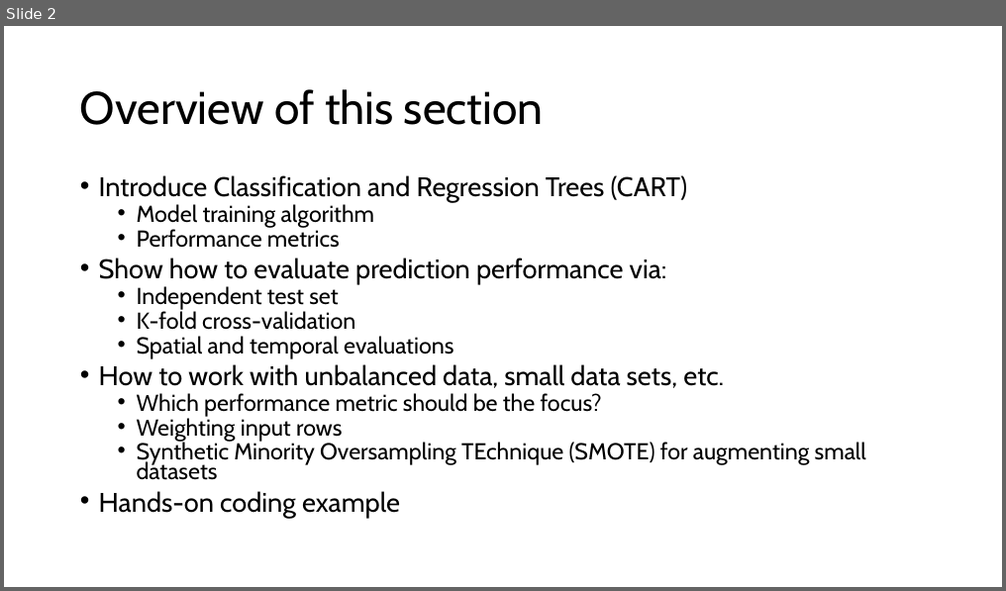
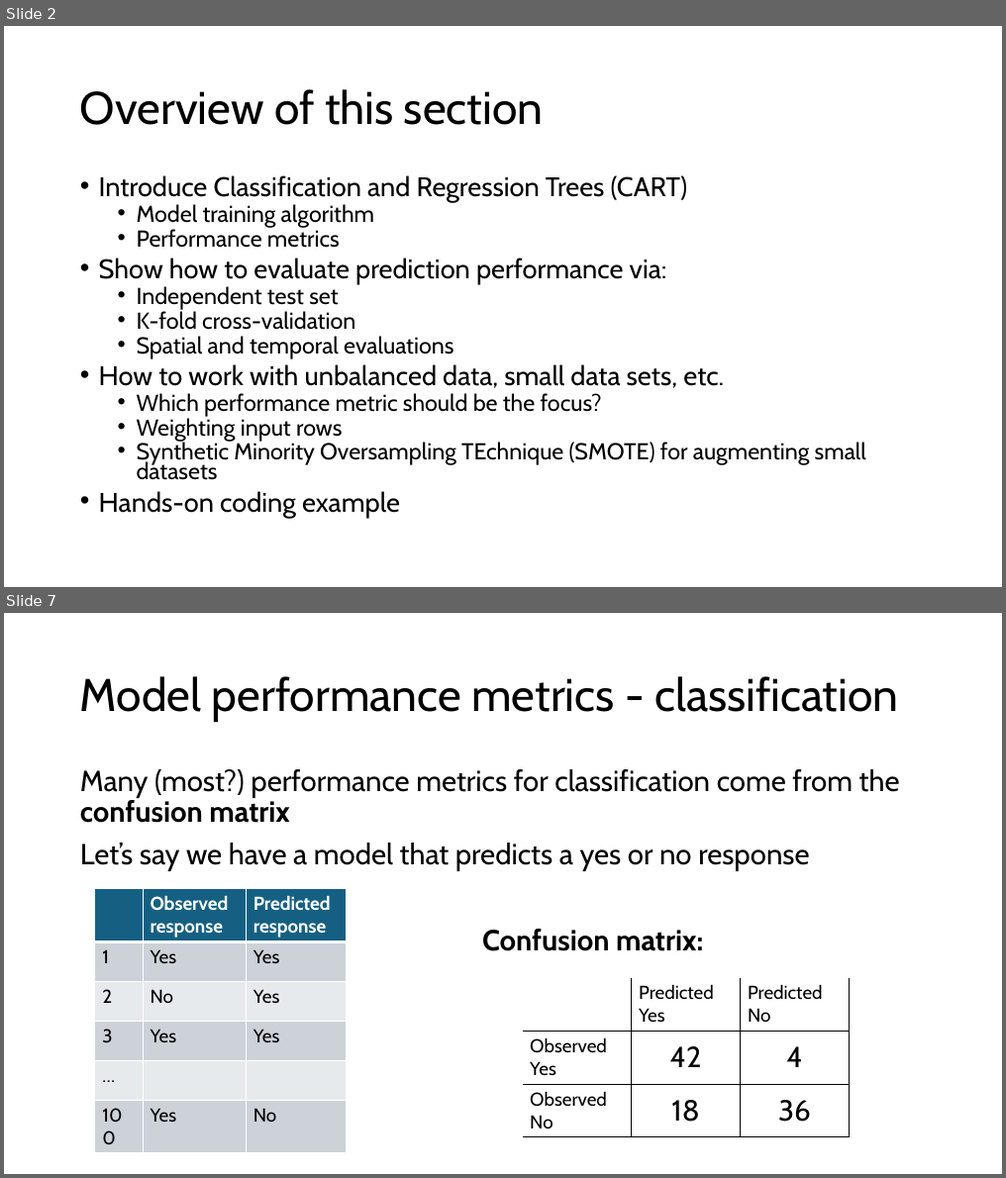
Before and after one commit to grantvagle/ml_methods_workshop, a slide deck: slides/02_model_eval_cv.pptx. Shown one above the other, each under a label of ours: slide 2 before the commit, slides 2 and 7 after it; the slides between them are not shown. The pictures are 1006x591 and 1006x1178 pixels, drawn with LibreOffice and Linux fonts; fonts in the diff are those of the drawing. Boxes give left, top, right and bottom in pixels: in the first picture for what was removed or moved away, otherwise in the second. Text is boxed around its words. In the diff, an @@ line names an element or a change of style, - is before the commit and + after.

```diff
--- a/slides/02_model_eval_cv.pptx
+++ b/slides/02_model_eval_cv.pptx
@@ slide 7 added at bbox=[4, 613, 1002, 1174], background #FFFFFF @@
@@ title added at bbox=[80, 676, 898, 722], 44 pt, text #000000 @@
+Model performance metrics - classification
@@ text added at bbox=[80, 769, 900, 871], 28 pt, text #000000 @@
+Many (most?) performance metrics for classification come from the confusion matrix
+Let’s say we have a model that predicts a yes or no response
@@ table added at bbox=[95, 889, 347, 1152], 6 rows, 3 columns @@
+ | Observed response | Predicted response
+1 | Yes | Yes
+2 | No | Yes
+3 | Yes | Yes
+… |  | 
+100 | Yes | No
@@ text added at bbox=[482, 929, 703, 952], 28 pt, text #000000, bold @@
+Confusion matrix:
@@ table added at bbox=[523, 978, 848, 1136], 3 rows, 3 columns @@
+ | Predicted Yes | Predicted No
+Observed Yes | 42 | 4
+Observed No | 18 | 36
```
Also in this commit, not shown: 4 slides changed, 23 other slides added, 3 slides removed.
